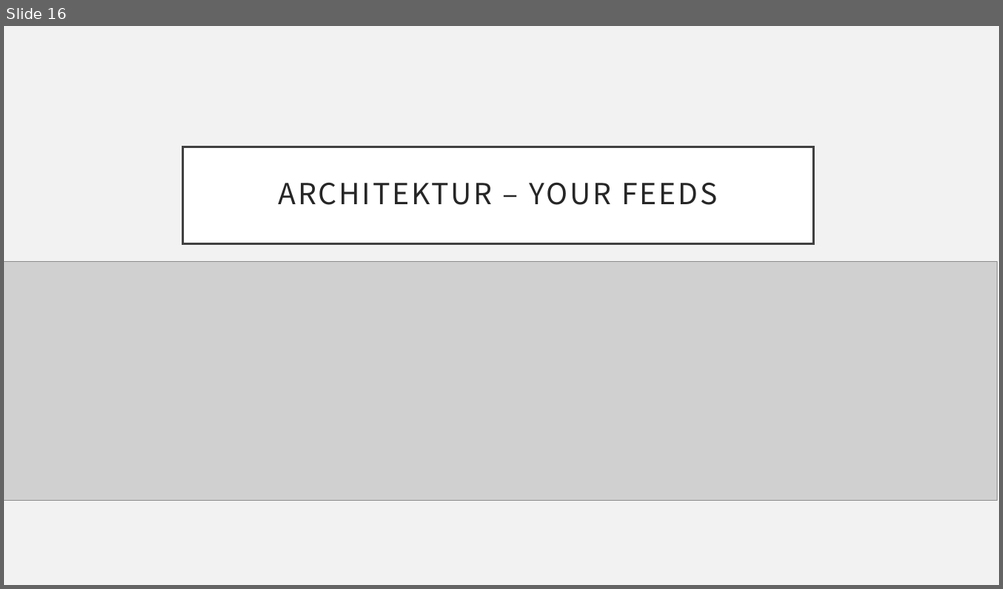
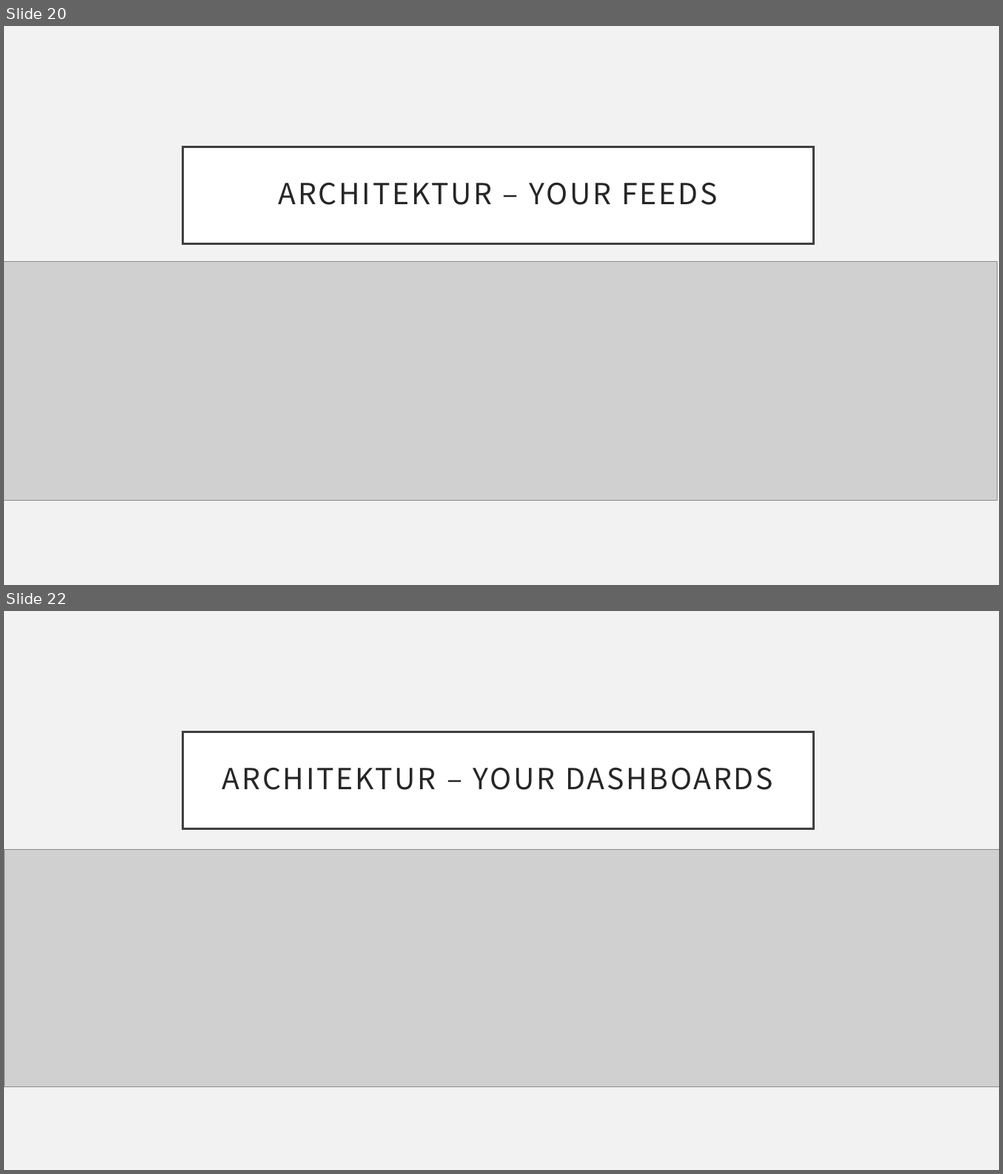
Before and after one commit to ProjektlaborEmbeddedSecurity/Presentation, a slide deck: PES.pptx. Shown one above the other, each under a label of ours: slide 16 before the commit, slides 20 and 22 after it; the slides between them are not shown. The pictures are 1003x589 and 1003x1174 pixels, drawn with LibreOffice and Linux fonts; fonts in the diff are those of the drawing; grey boxes stand for pictures; background and template pictures are left out. Boxes give left, top, right and bottom in pixels: in the first picture for what was removed or moved away, otherwise in the second. Text is boxed around its words. In the diff, an @@ line names an element or a change of style, - is before the commit and + after.

```diff
--- a/PES.pptx
+++ b/PES.pptx
@@ slide 22 added at (4, 611, 999, 1170), background #F2F2F2 @@
@@ title added at (182, 732, 813, 829), fill #FFFFFF, outline #404040 2.5 pt, 28 pt, text #262626 @@
+ARCHITEKTUR – YOUR DASHBOARDS
@@ picture added at (4, 850, 999, 1087) @@
@@ what was slide 16 is now slide 20 @@
```
Also in this commit, not shown: 7 slides changed, 6 other slides added, 1 slide removed.
